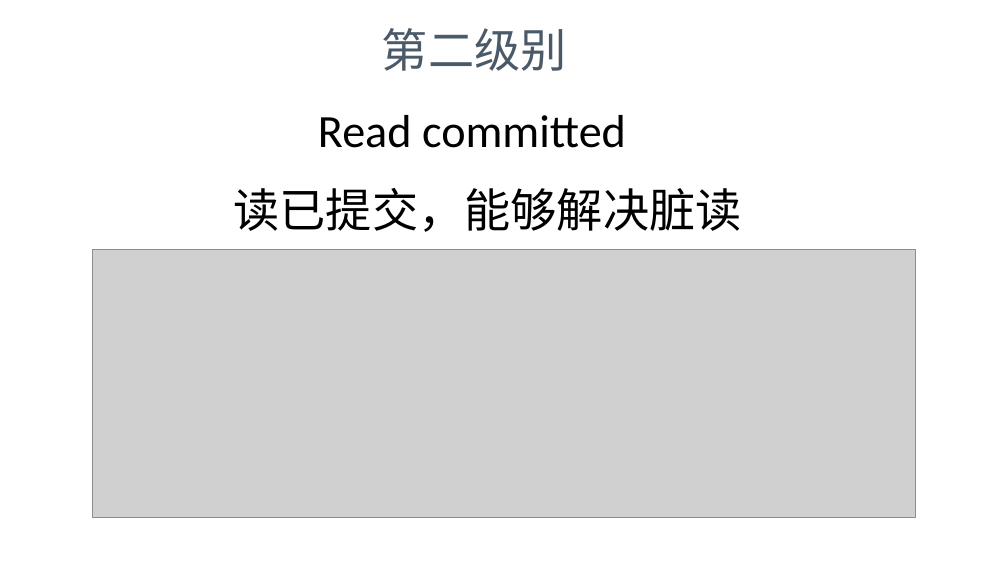
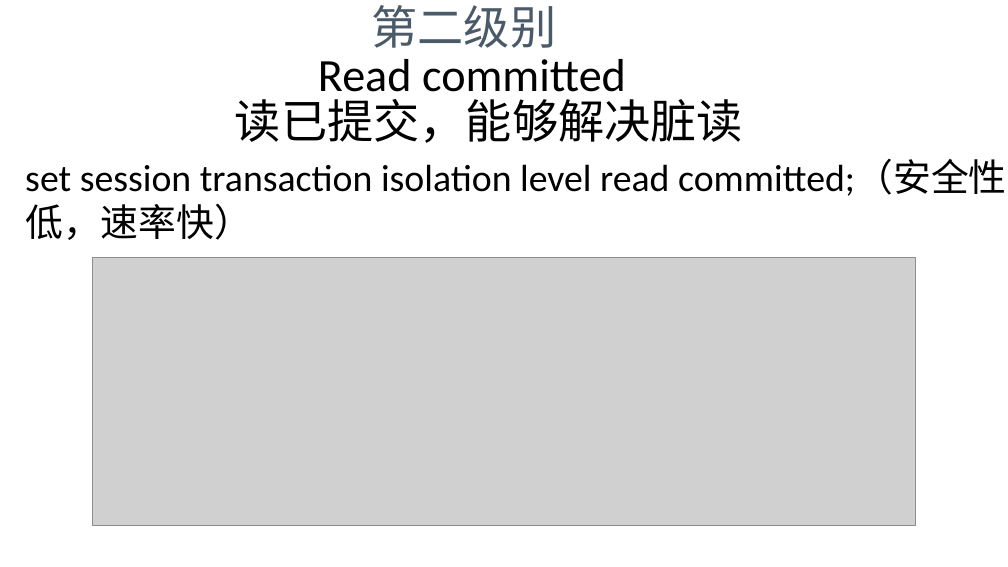
Before and after one commit to yangzhengx/dev01, a slide deck: slide 12 of 演讲.pptx (slide 11 before the commit). Drawn at 1008x567 pixels with LibreOffice and Linux fonts; fonts in the diff are those of the drawing; grey boxes stand for pictures; background and template pictures are left out. Boxes give left, top, right and bottom in pixels: in the first picture for what was removed or moved away, otherwise in the second. Text is boxed around its words. In the diff, an @@ line names an element or a change of style, - is before the commit and + after.

```diff
--- a/演讲.pptx
+++ b/演讲.pptx
@@ text "第二级别": place and size @@
-text "第二级别" at (382,28,567,71)
+text "第二级别" at (371,5,556,48)
@@ text "Read committed" rewrapped from (318,115,626,148) to (318,59,626,103) @@
@@ text "读已提交，能够解决脏读" rewrapped from (233,188,741,232) to (235,91,743,143) @@
@@ text added at (25,160,1007,240), 36 pt, text #000000 @@
+set session transaction isolation level read committed;（安全性低，速率快）
@@ picture: place and size @@
-picture at (92,249,917,517)
+picture at (92,257,917,526)
```
Also in this commit, not shown: 12 other slides changed, 1 slide added.
